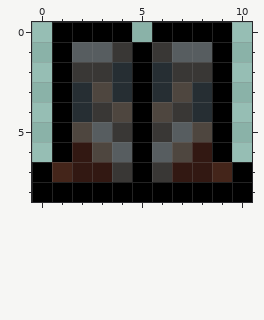
File history of a pixel-art sprite, patches/tModLoader/Terraria/ModLoader/Default/Patreon/Saethar_Legs.png. This is how it looked before the edit.
The file is 22x18 pixels, drawn in blocks of 2x2; one block is one cell here.
Now the later version:
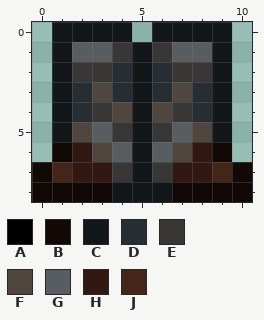
Palette (. is transparent): A #000000  B #120907  C #13171a  D #262e33  E #393735  F #4e463f  G #575d60  H #321812  J #44251a
From old to new:
y 0: x 1..4 AAAA -> CCCC; x 6..9 AAAA -> CCCC
y 1..5: x 1 A -> C; x 5 A -> C; x 9 A -> C
y 6: x 1 A -> B; x 5 A -> C; x 9 A -> B
y 7: x 0 A -> B; x 5 A -> C; x 10 A -> B
y 8: x 0..10 AAAAAAAAAAA -> BBBBCCCBBBB
Where, in picture pixels (left, top, right, bottom), the same in both pictures:
changed: (32, 22, 252, 202)
